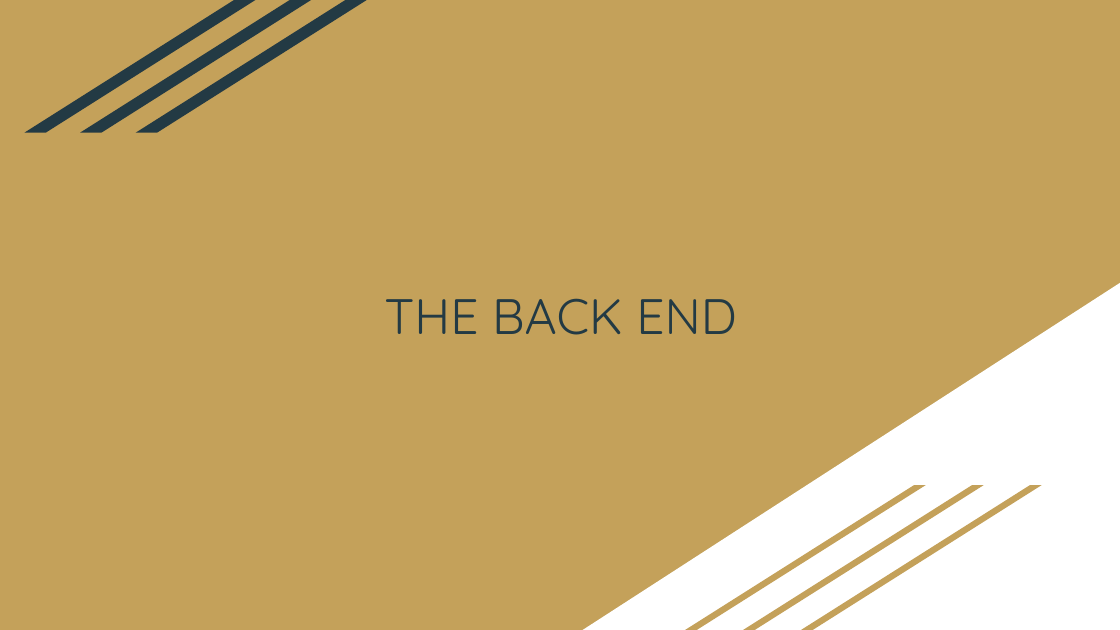
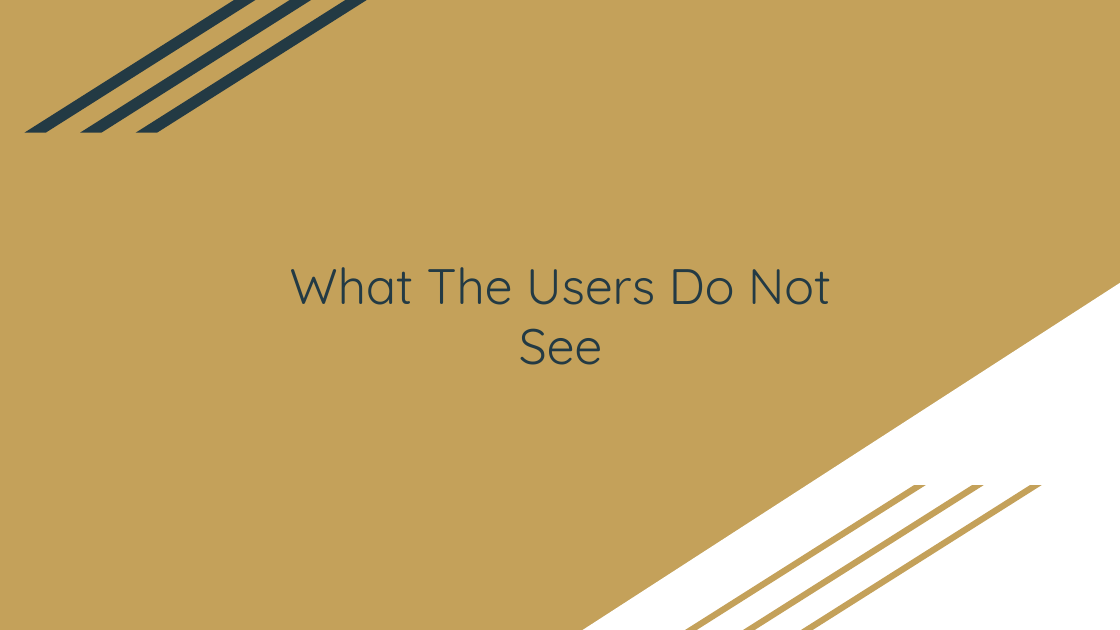
Before and after one commit to DustinWZook/Atlas-Itinerary, a slide deck: slide 8 of Documents/Project Design/Project Design.pptx (slide 7 before the commit). Drawn at 1120x630 pixels with LibreOffice and Linux fonts; fonts in the diff are those of the drawing. Boxes give left, top, right and bottom in pixels: in the first picture for what was removed or moved away, otherwise in the second. Text is boxed around its words. In the diff, an @@ line names an element or a change of style, - is before the commit and + after.

```diff
--- a/Documents/Project Design/Project Design.pptx
+++ b/Documents/Project Design/Project Design.pptx
@@ title at <box>290,267,831,365</box>: text changed @@
-THE BACK END
+What The Users Do Not See
```
Also in this commit, not shown: 6 other slides changed, 2 slides added, 1 slide removed.
